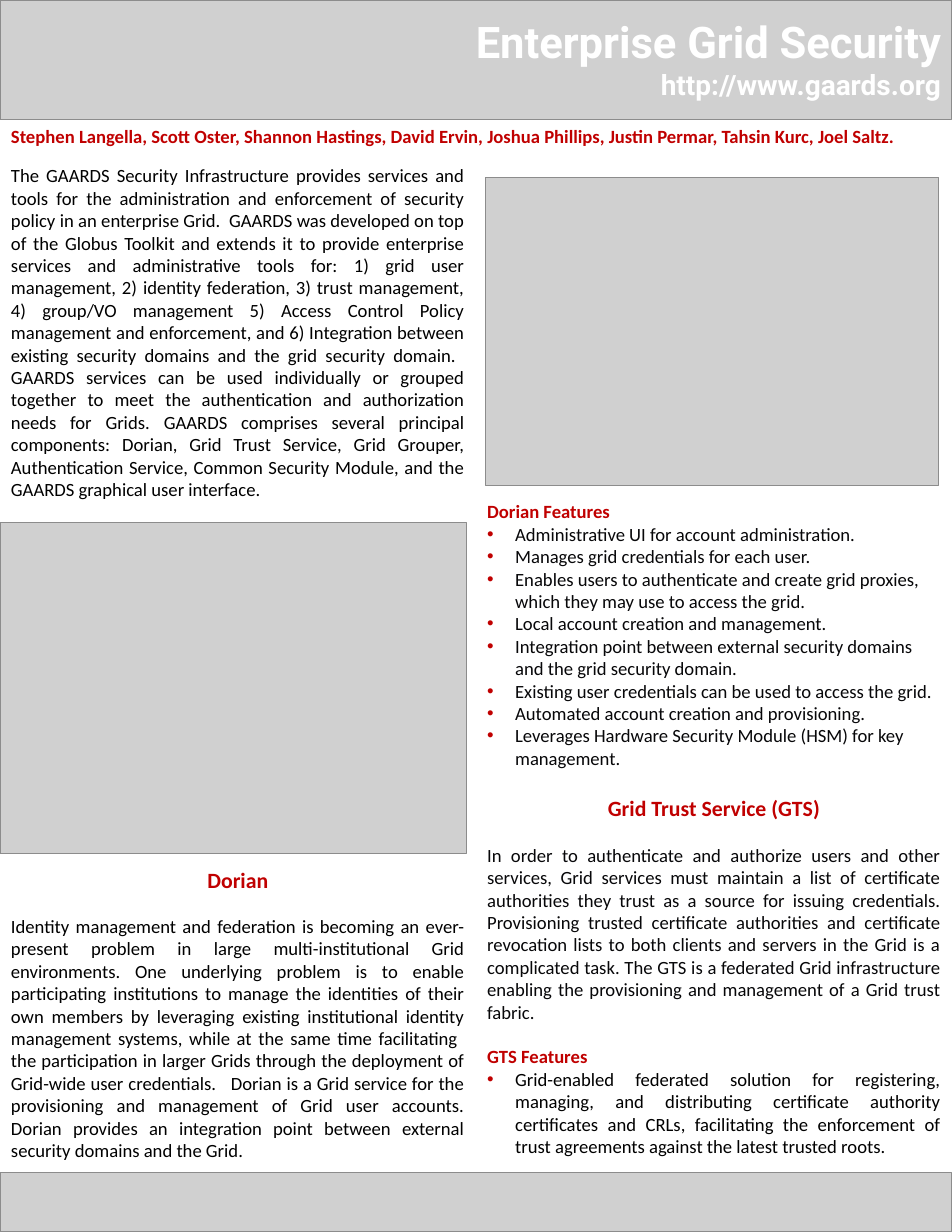
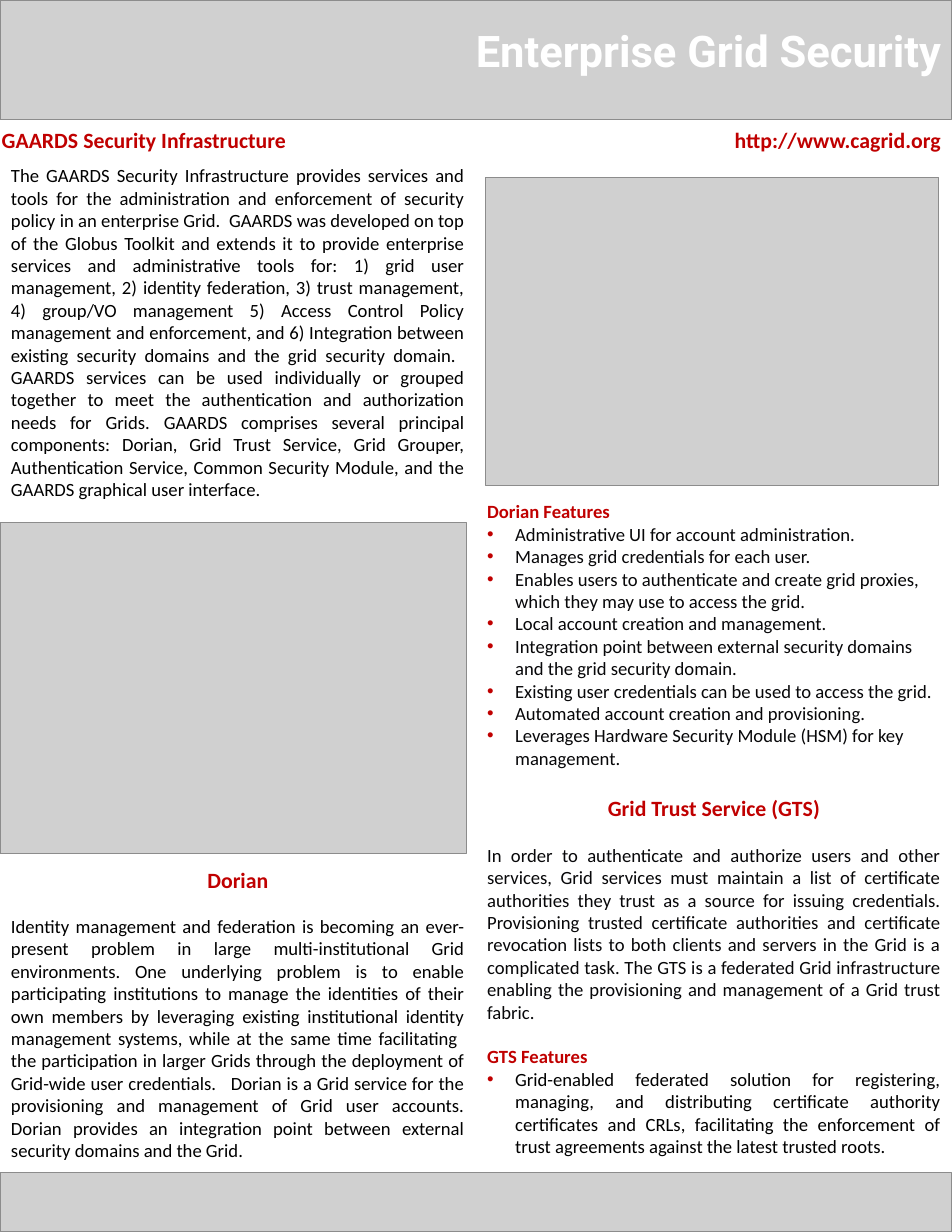
Before and after one commit to NCIP/cagrid-portal, a slide deck: slide 1 of cagrid-1-0/Documentation/presentations/security/gaards-handout-sc2007.pptx. Drawn at 952x1232 pixels with LibreOffice and Linux fonts; fonts in the diff are those of the drawing; grey boxes stand for pictures. Boxes give left, top, right and bottom in pixels: in the first picture for what was removed or moved away, otherwise in the second. Text is boxed around its words. In the diff, an @@ line names an element or a change of style, - is before the commit and + after.

```diff
--- a/cagrid-1-0/Documentation/presentations/security/gaards-handout-sc2007.pptx
+++ b/cagrid-1-0/Documentation/presentations/security/gaards-handout-sc2007.pptx
@@ text "Enterprise Grid Security": place and size @@
-text "Enterprise Grid Security" at box(476, 26, 941, 100)
+text "Enterprise Grid Security" at box(476, 35, 941, 76)
@@ text at box(661, 74, 941, 100): paragraph removed @@
-http://www.gaards.org
@@ text added at box(2, 132, 286, 152), 14 pt, text #C00000, bold @@
+GAARDS Security Infrastructure
@@ text removed at box(11, 130, 893, 146) @@
-Stephen Langella, Scott Oster, Shannon Hastings, David Ervin, Joshua Phillips, Justin Permar, Tahsin Kurc, Joel Saltz.
@@ text added at box(735, 132, 941, 152), 14 pt, text #C00000, bold @@
+http://www.cagrid.org
```
